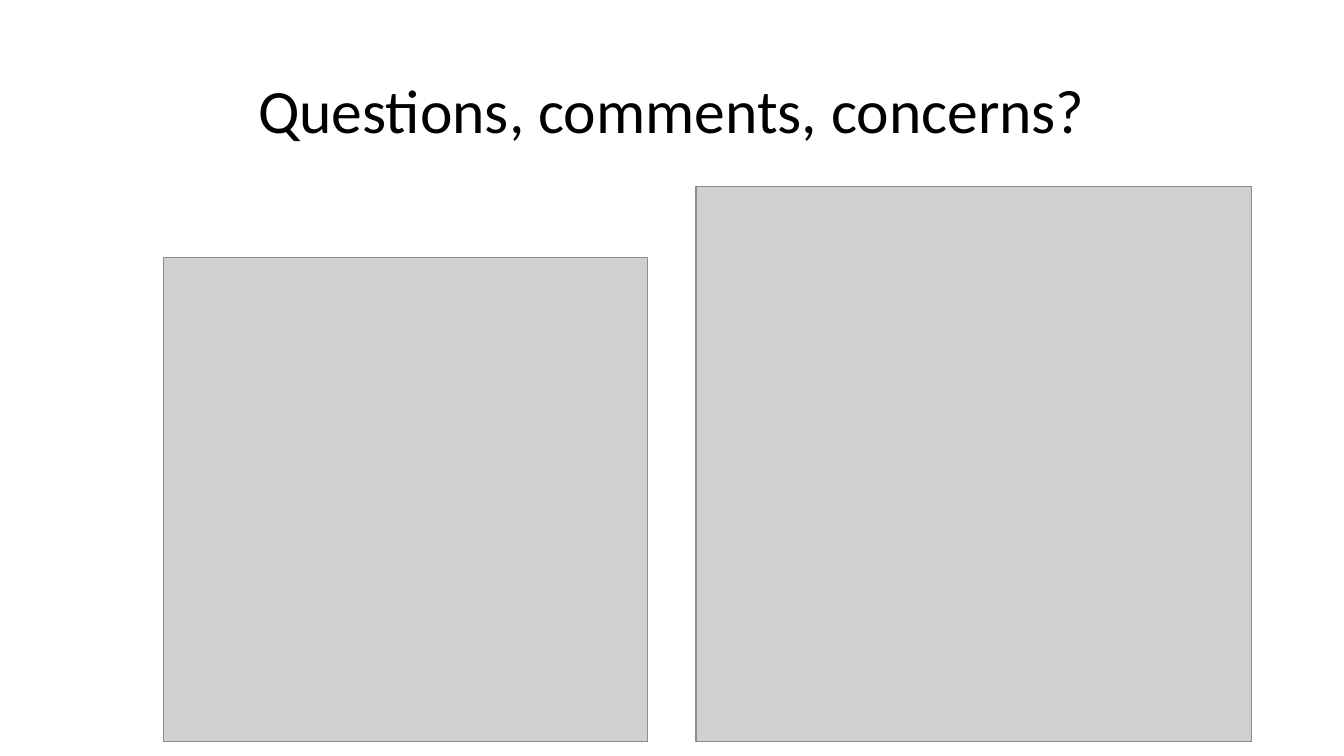
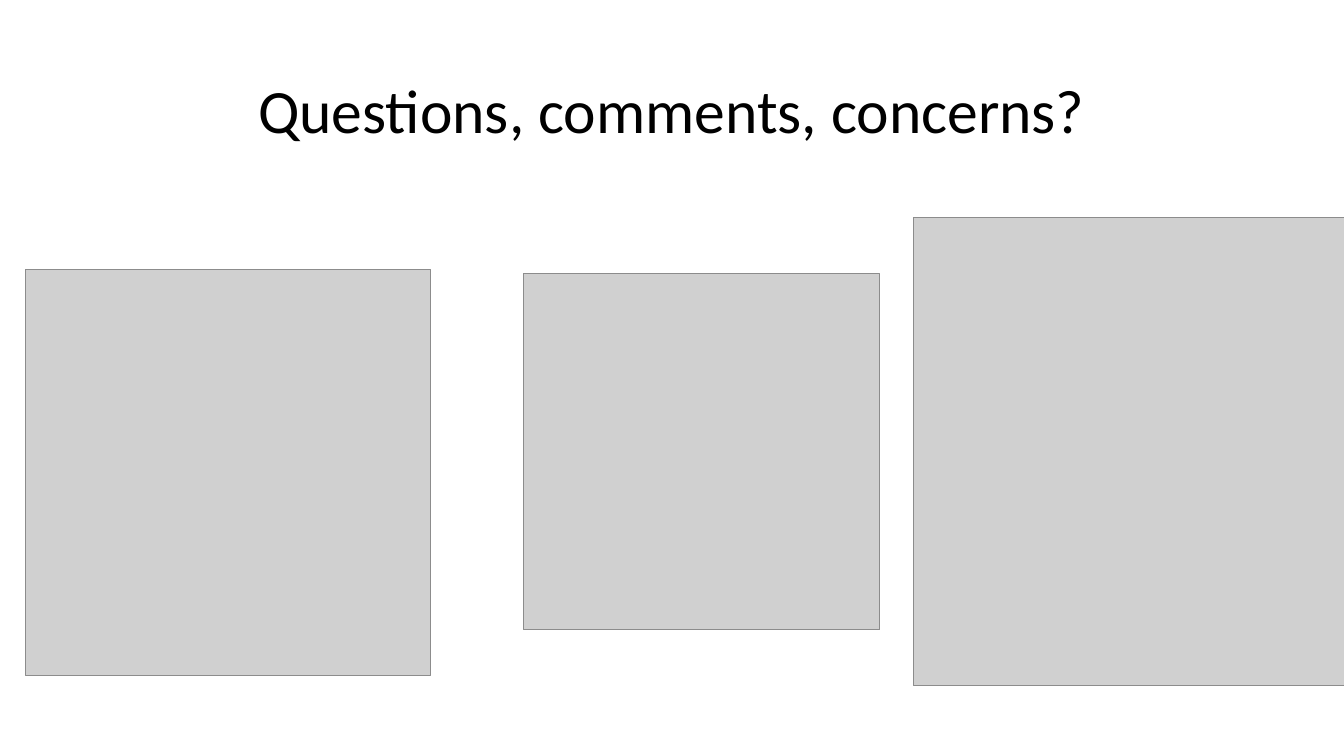
Before and after one commit to DillWithIt77/D2P-Spring-2021, a slide deck: slide 13 of Presentations/Trees Get Degrees_Full_Presentation.pptx. Drawn at 1344x756 pixels with LibreOffice and Linux fonts; fonts in the diff are those of the drawing; grey boxes stand for pictures. Boxes give left, top, right and bottom in pixels: in the first picture for what was removed or moved away, otherwise in the second. Text is boxed around its words. In the diff, an @@ line names an element or a change of style, - is before the commit and + after.

```diff
--- a/Presentations/Trees Get Degrees_Full_Presentation.pptx
+++ b/Presentations/Trees Get Degrees_Full_Presentation.pptx
@@ picture: place and size @@
-picture at bbox=[696, 187, 1251, 742]
+picture at bbox=[913, 218, 1344, 686]
@@ picture: place and size @@
-picture at bbox=[163, 257, 648, 742]
+picture at bbox=[25, 269, 432, 676]
@@ picture added at bbox=[523, 273, 880, 630] @@
```
